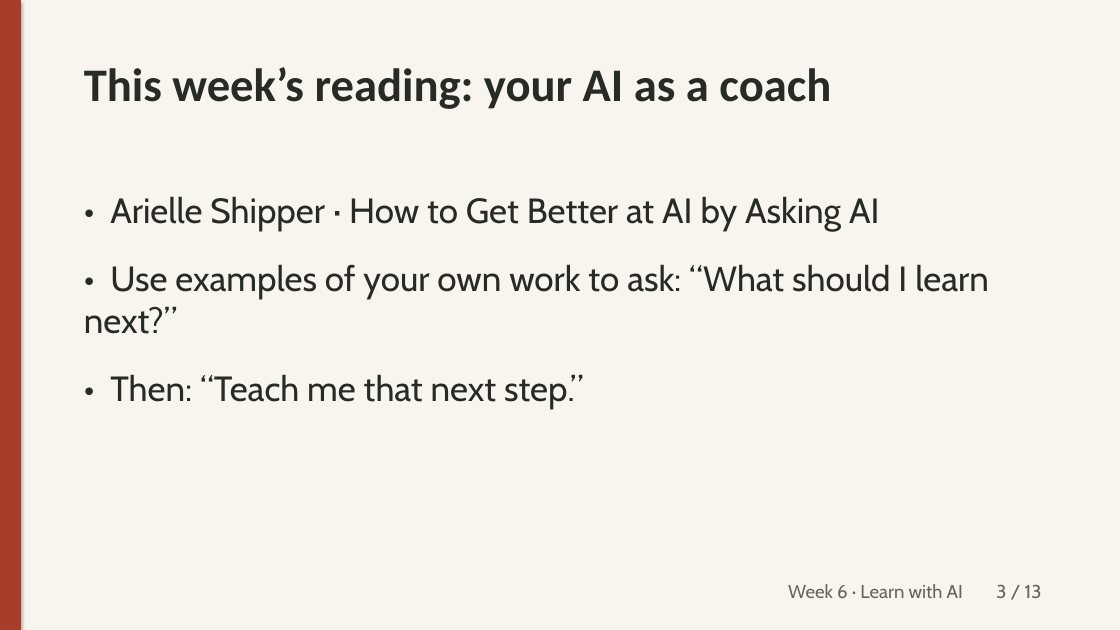
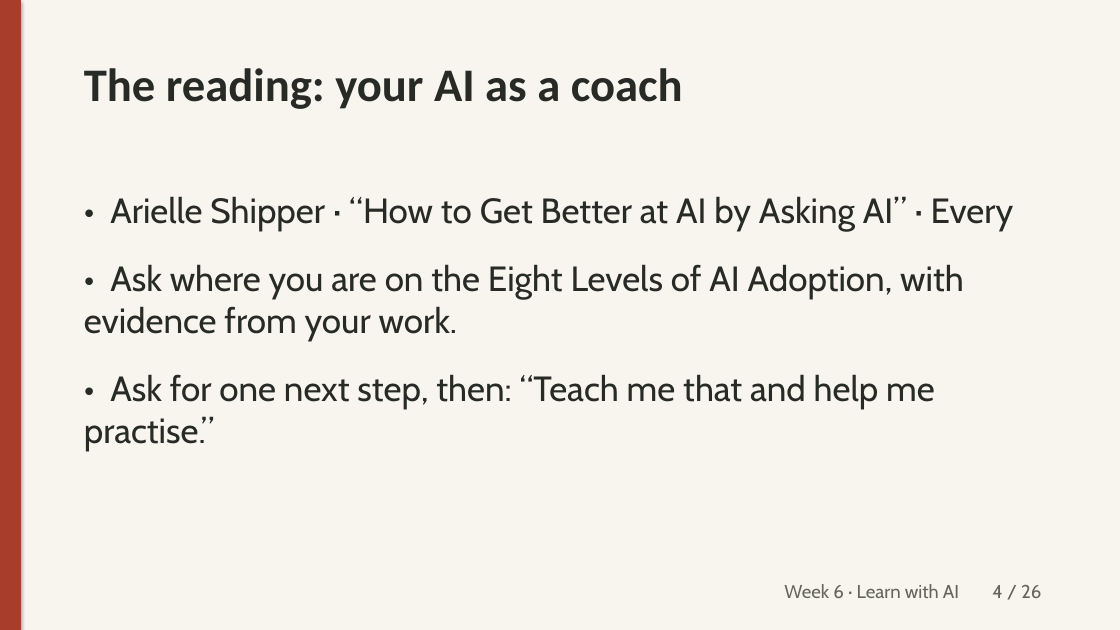
Before and after one commit to unforcedagi/learn-vibe-build-deck, a slide deck: slide 4 of lessons/week-6/_src/week6-lecture.pptx (slide 3 before the commit). Drawn at 1120x630 pixels with LibreOffice and Linux fonts; fonts in the diff are those of the drawing. Boxes give left, top, right and bottom in pixels: in the first picture for what was removed or moved away, otherwise in the second. Text is boxed around its words. In the diff, an @@ line names an element or a change of style, - is before the commit and + after.

Commit message:
Restore substantive Week 6 teaching from recent student gaps; definitions and examples before one demo (#11)

```diff
--- a/lessons/week-6/_src/week6-lecture.pptx
+++ b/lessons/week-6/_src/week6-lecture.pptx
@@ text at bbox=[84, 68, 683, 109]: text changed @@
-This week’s reading: your AI as a coach
+The reading: your AI as a coach
@@ text at bbox=[84, 196, 1014, 451]: text changed @@
-• Arielle Shipper · How to Get Better at AI by Asking AI
-• Use examples of your own work to ask: “What should I learn next?”
-• Then: “Teach me that next step.”
+• Arielle Shipper · “How to Get Better at AI by Asking AI” · Every
+• Ask where you are on the Eight Levels of AI Adoption, with evidence from your work.
+• Ask for one next step, then: “Teach me that and help me practise.”
@@ text at bbox=[784, 584, 1041, 598]: text changed @@
-Week 6 · Learn with AI 3 / 13
+Week 6 · Learn with AI 4 / 26
```
Also in this commit, not shown: 10 other slides changed, 15 slides added, 2 slides removed, 8 other files.
